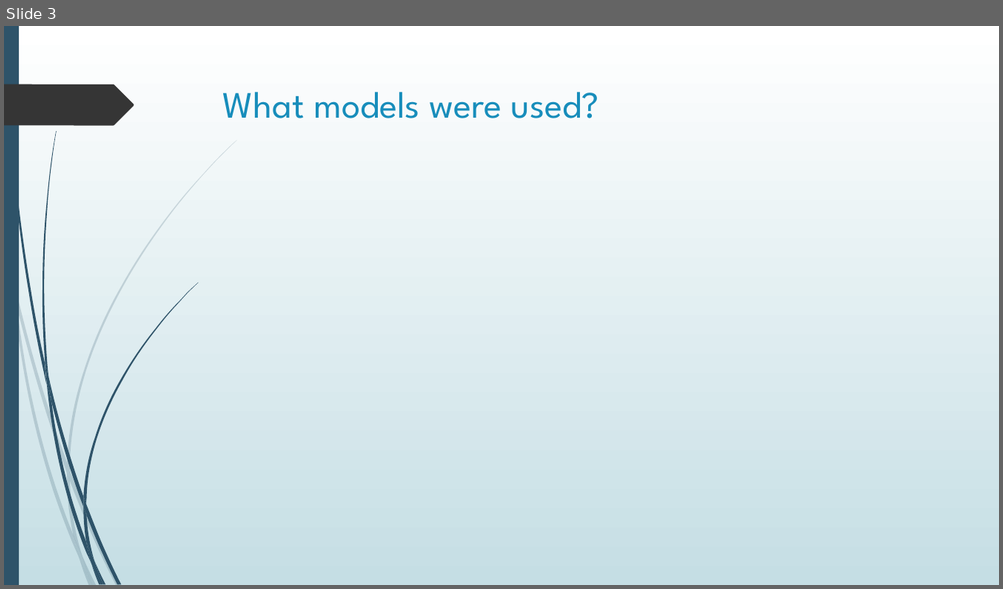
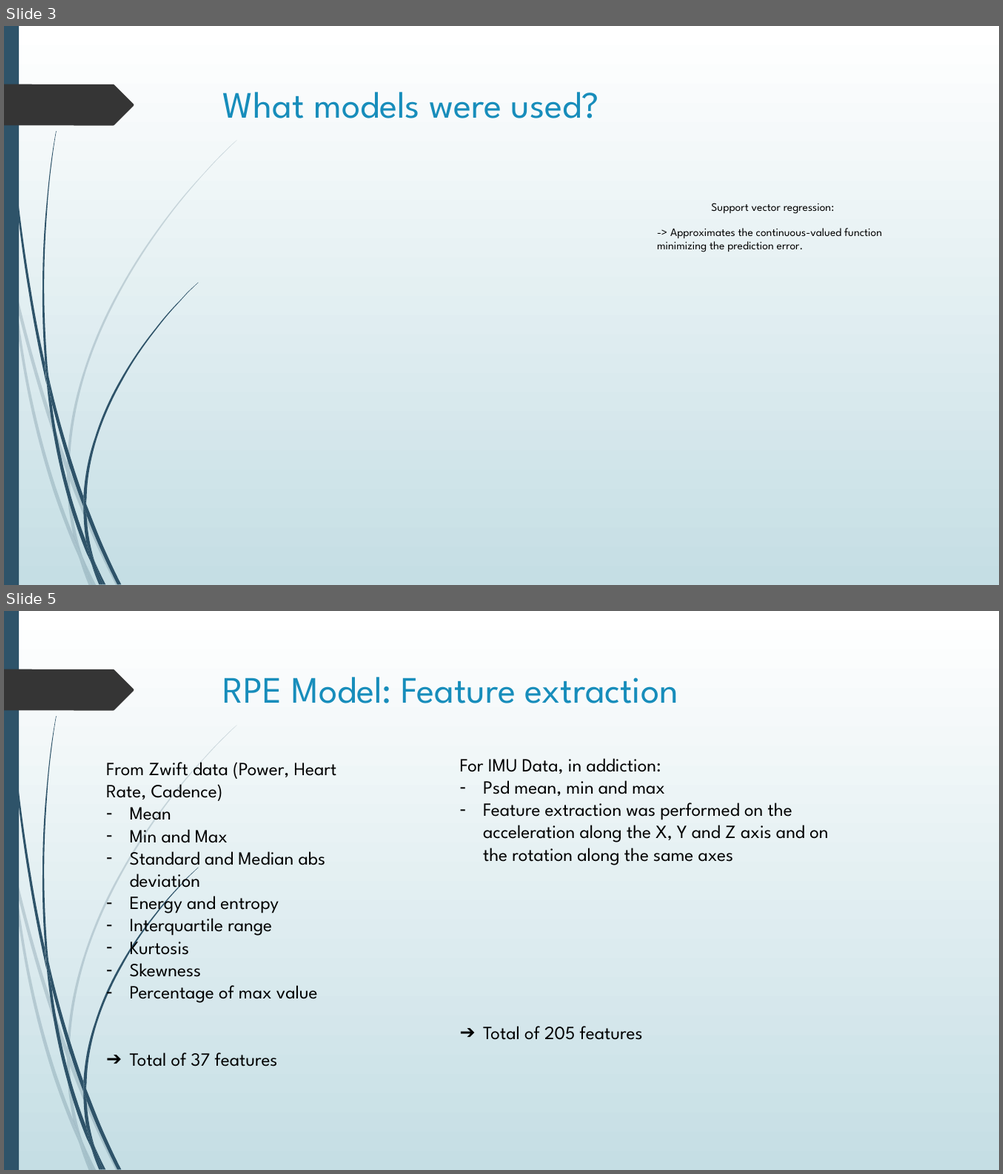
Before and after one commit to MadBerry42/Zwift, a slide deck: Models for handcycle Power output.pptx. Shown one above the other, each under a label of ours: slide 3 before the commit, slides 3 and 5 after it; the slides between them are not shown. The pictures are 1003x589 and 1003x1174 pixels, drawn with LibreOffice and Linux fonts; fonts in the diff are those of the drawing; grey boxes stand for pictures. Boxes give left, top, right and bottom in pixels: in the first picture for what was removed or moved away, otherwise in the second. Text is boxed around its words. In the diff, an @@ line names an element or a change of style, - is before the commit and + after.

```diff
--- a/Models for handcycle Power output.pptx
+++ b/Models for handcycle Power output.pptx
@@ slide 5 added at <box>4,611,999,1170</box>, background gradient #FFFFFF to #C5DEE5; not listed: 24 template elements that a slide beside it also shows @@
@@ title added at <box>223,677,678,703</box>, 36 pt, text #178DBB @@
+RPE Model: Feature extraction
@@ text added at <box>106,762,337,1067</box>, 18 pt, text #000000 @@
+From Zwift data (Power, Heart Rate, Cadence)
+– Mean
+– Min and Max
+– Standard and Median abs deviation
+– Energy and entropy
+– Interquartile range
+– Kurtosis
+– Skewness
+– Percentage of max value
+➔ Total of 37 features
@@ text added at <box>460,758,828,1040</box>, 18 pt, text #000000 @@
+For IMU Data, in addiction:
+– Psd mean, min and max
+– Feature extraction was performed on the acceleration along the X, Y and Z axis and on the rotation along the same axes
+➔ Total of 205 features
@@ slide 3 changed as well @@
@@ text added at <box>711,203,834,214</box>, 11 pt, text #000000 @@
+Support vector regression:
@@ text added at <box>657,228,882,252</box>, 11 pt, text #000000 @@
+-> Approximates the continuous-valued function minimizing the prediction error.
```
Also in this commit, not shown: 11 other slides added, 9 slides removed.
